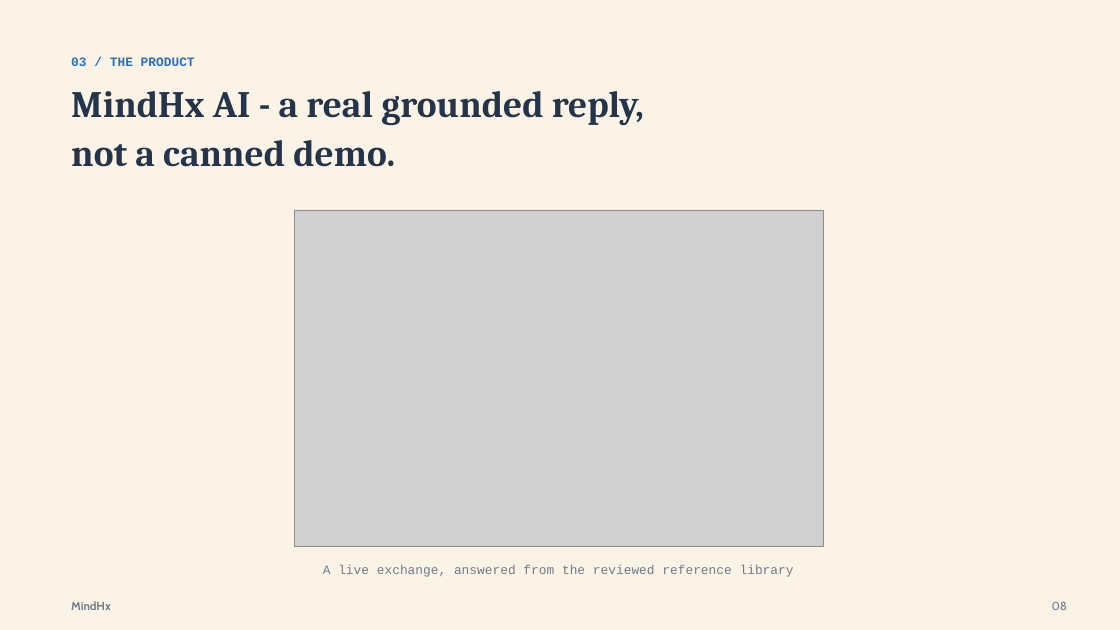
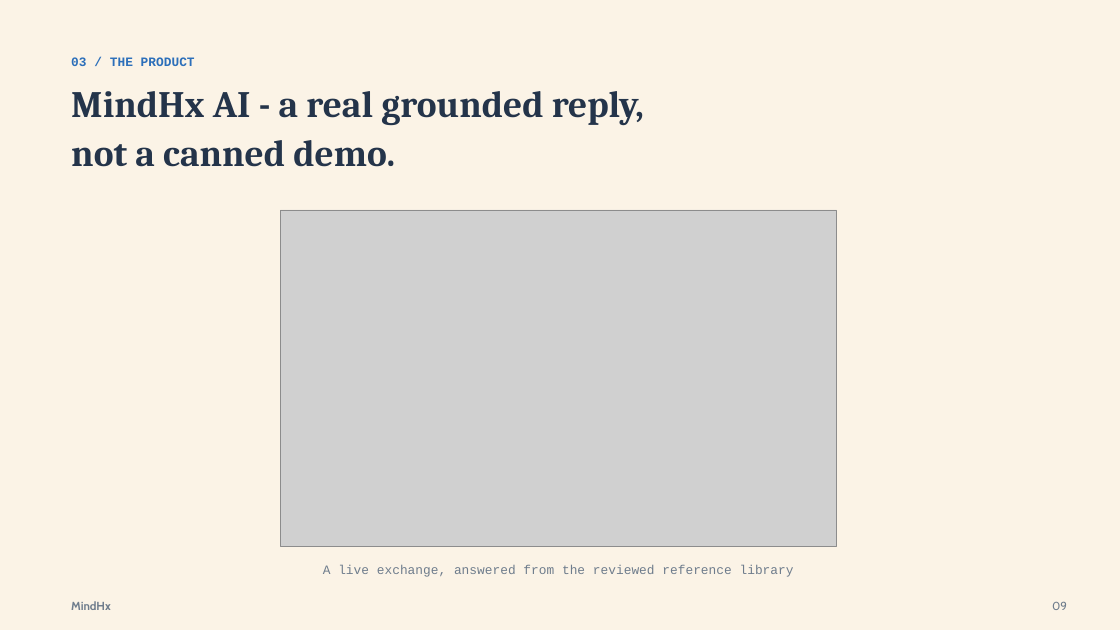
Before and after one commit to IqraNazir04/MindHx, a slide deck: slide 9 of docs/MindHx-Presentation.pptx (slide 8 before the commit). Drawn at 1120x630 pixels with LibreOffice and Linux fonts; fonts in the diff are those of the drawing; grey boxes stand for pictures. Boxes give left, top, right and bottom in pixels: in the first picture for what was removed or moved away, otherwise in the second. Text is boxed around its words. In the diff, an @@ line names an element or a change of style, - is before the commit and + after.

```diff
--- a/docs/MindHx-Presentation.pptx
+++ b/docs/MindHx-Presentation.pptx
@@ picture: place and size @@
-picture at (294, 210, 823, 546)
+picture at (281, 210, 837, 546)
@@ text at (1052, 602, 1067, 610): text changed @@
-08
+09
```
Also in this commit, not shown: 21 other slides changed, 5 slides added, 33 other files.
